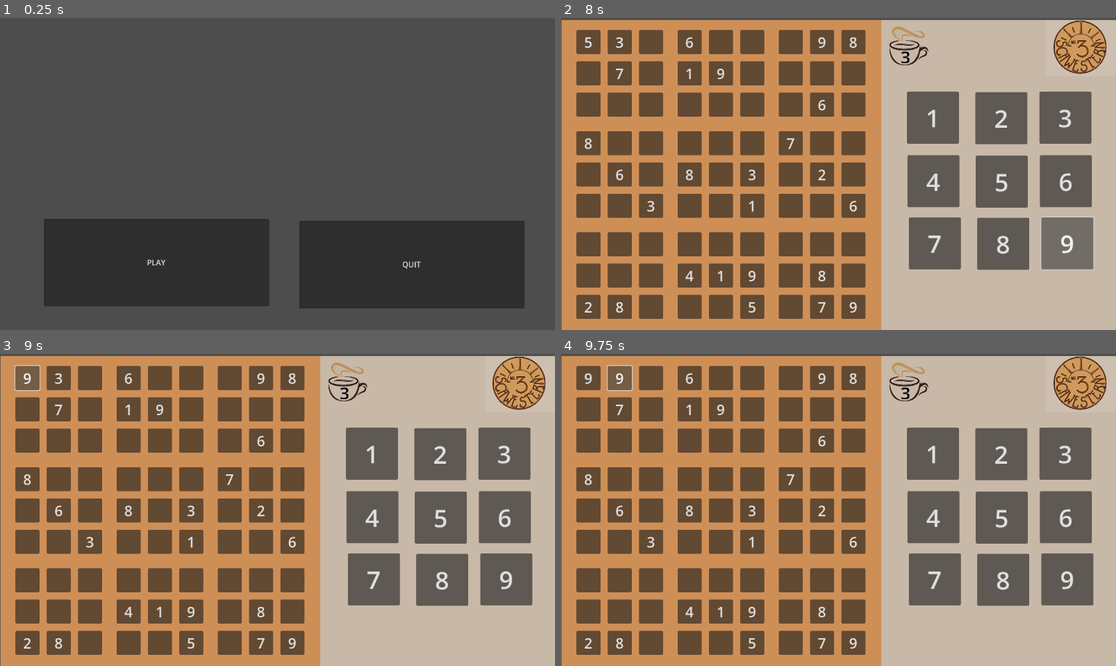
Above: before the commit, frames 1-4 (two rows, left to right).
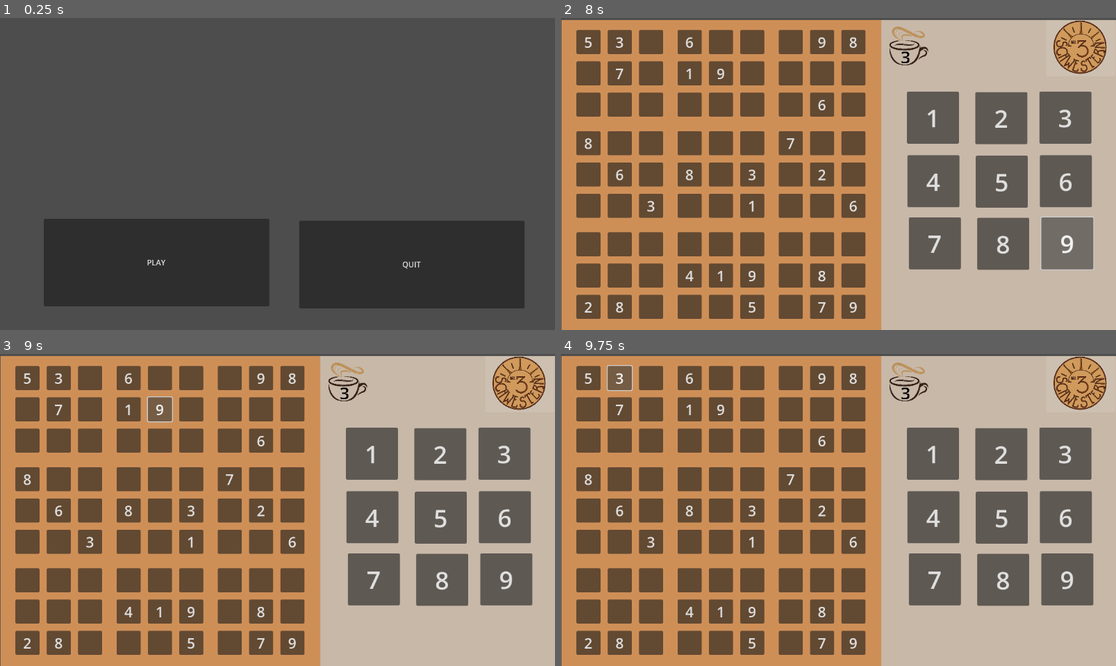
Above: after the commit, the same moments.

Repository: BorkerBrother/Sudoku
Game: Godot game, scene res://main.tscn
Two runs of this game, one before a commit and one after it. Both use one fixed random seed, a clock stepped at 60 frames per second and the inputs below.
Inputs:
- Up to frame 1 (0.25 s): no input
- Up to frame 2 (8 s): click "PLAY" at 0.5 s; click "1" at 1.25 s; click "2" at 2 s; click "3" at 2.75 s; click "4" at 3.5 s; click "5" at 4.25 s; click "6" at 5 s; click "7" at 5.75 s; click "8" at 6.5 s; click "9" at 7.25 s
- Up to frame 3 (9 s): click "5" at 8 s; click "9" at 8.75 s
- Up to frame 4 (9.75 s): click "3" at 9.5 s

Frames 1-2 are identical in both runs. In frame 3, 0.2% of the frame differs, in the area x 2-32%, y 3-23%; in frame 4, less than 0.1%.

Commit message:
no override - fixed values

Diff:
--- a/Button_Sudoku.gd
+++ b/Button_Sudoku.gd
@@ -1,9 +1,6 @@
 extends Button
 
-
-var format_string = "%s"
 var key = 0;
-
 
 # Called when the node enters the scene tree for the first time.
 func _ready():
@@ -22,8 +19,14 @@
 # Die _on_pressed-Funktion wird aufgerufen, wenn der Button geklickt wird.
 func _on_pressed():
 
-	self.text = format_string % str(Global.key)
 	key = Global.key
+
+	if self.text > "0":
+		print("already set")
+	else:
+		self.text = str(key)
+
+
 
 
 
